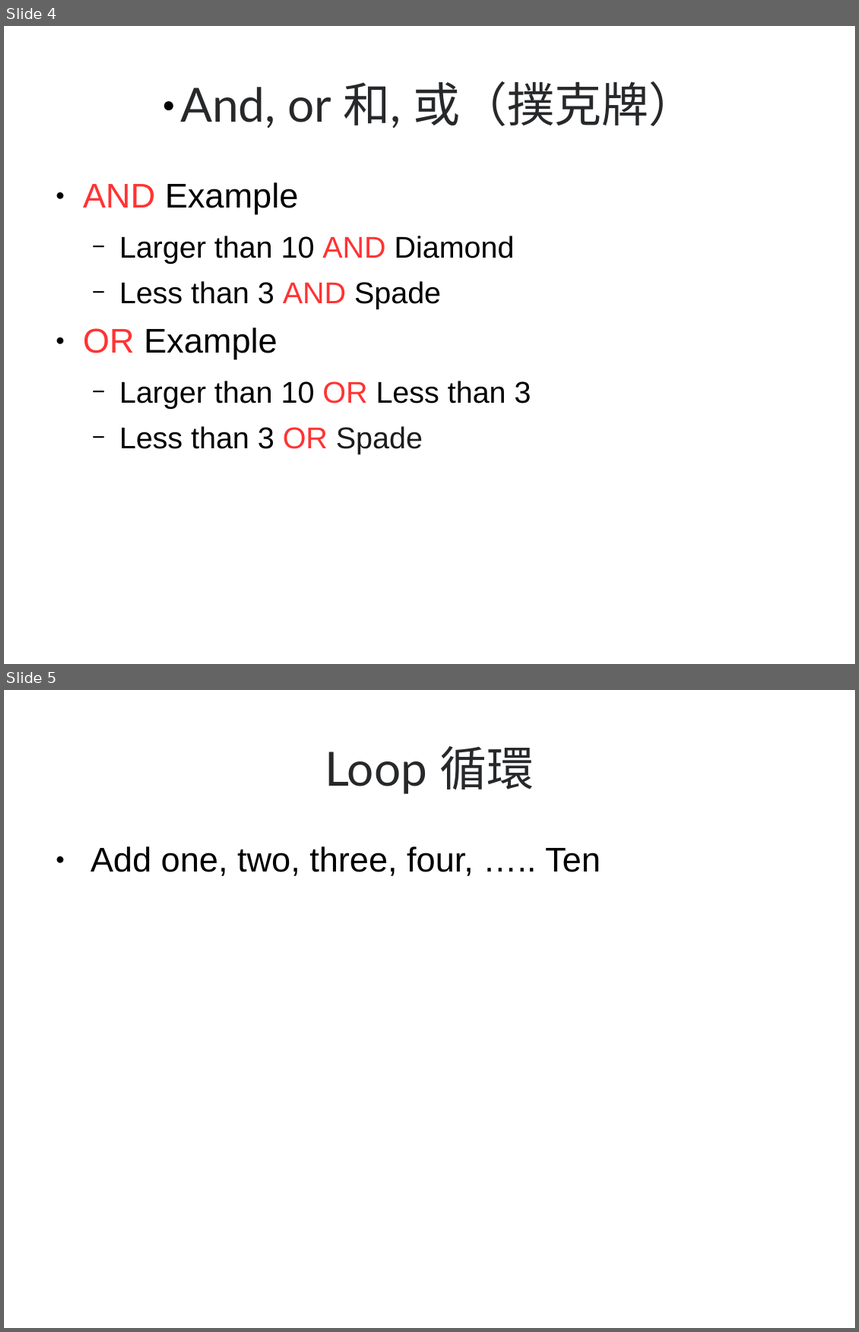
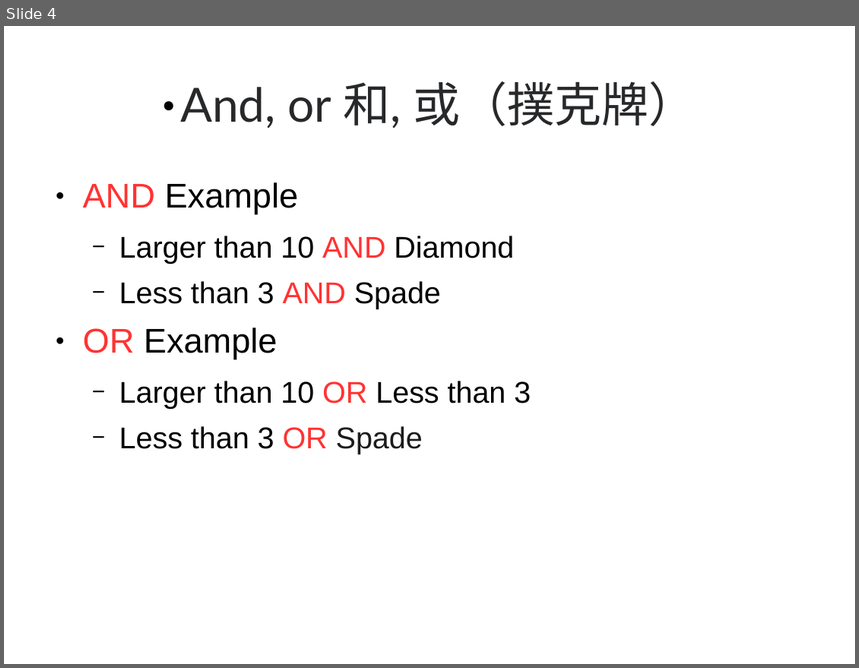
Before and after one commit to kienchen/tungli_ai, a slide deck: Programming/程式邏輯的介紹.ppt. Shown one above the other, each under a label of ours: slides 4 and 5 before the commit, slide 4 after it. The pictures are 859x1332 and 859x668 pixels, drawn with LibreOffice and Linux fonts; fonts in the diff are those of the drawing. Boxes give left, top, right and bottom in pixels: in the first picture for what was removed or moved away, otherwise in the second. Text is boxed around its words. In the diff, an @@ line names an element or a change of style, - is before the commit and + after.

```diff
--- a/Programming/程式邏輯的介紹.ppt
+++ b/Programming/程式邏輯的介紹.ppt
@@ slide 5 removed at (4, 690, 855, 1328), background #FFFFFF @@
@@ title removed at (325, 746, 534, 794) @@
-Loop 循環
@@ text removed at (91, 847, 601, 876) @@
-● Add one, two, three, four, ….. Ten
```
Also in this commit, not shown: 5 other slides changed, 1 slide added.
